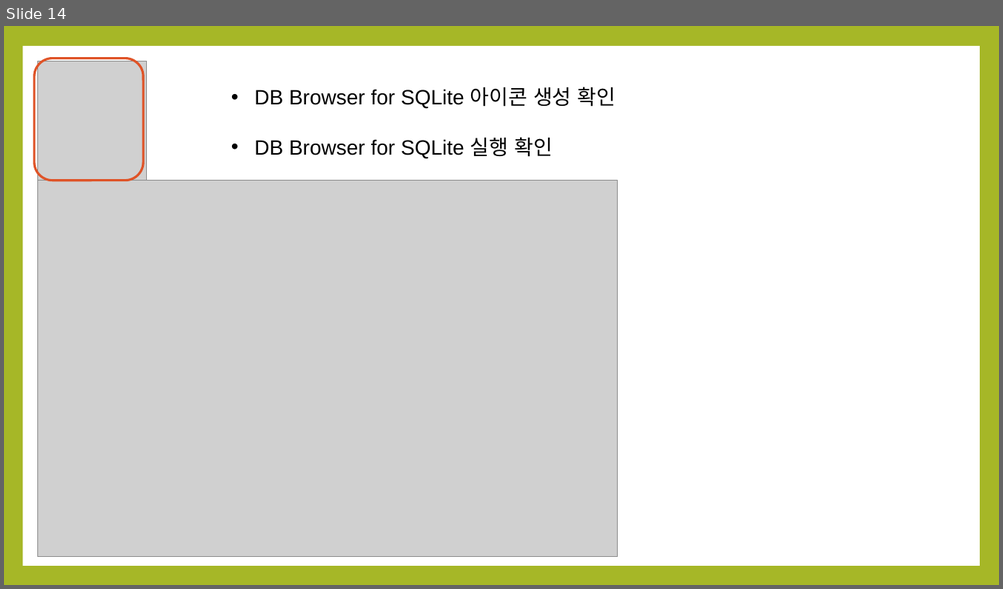
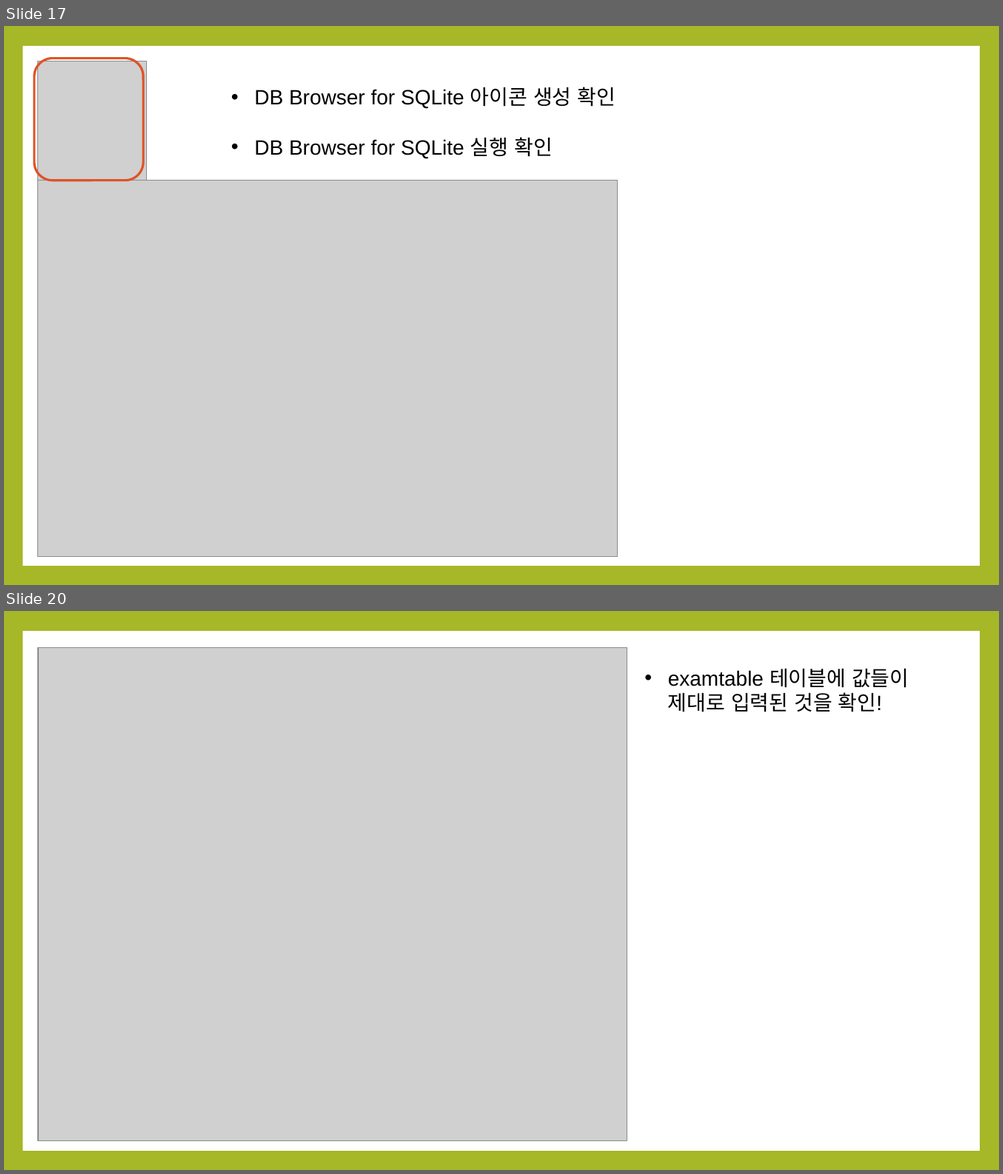
Before and after one commit to noheul1030/KOPO-Python-Vacation, a slide deck: Python과제/Python_12강.pptx. Shown one above the other, each under a label of ours: slide 14 before the commit, slides 17 and 20 after it; the slides between them are not shown. The pictures are 1003x589 and 1003x1174 pixels, drawn with LibreOffice and Linux fonts; fonts in the diff are those of the drawing; grey boxes stand for pictures. Boxes give left, top, right and bottom in pixels: in the first picture for what was removed or moved away, otherwise in the second. Text is boxed around its words. In the diff, an @@ line names an element or a change of style, - is before the commit and + after.

```diff
--- a/Python과제/Python_12강.pptx
+++ b/Python과제/Python_12강.pptx
@@ slide 20 added at (x1=4, y1=611, x2=999, y2=1170), background #A6B727; not listed: 1 template element that a slide beside it also shows @@
@@ picture added at (x1=38, y1=647, x2=627, y2=1141) @@
@@ text added at (x1=668, y1=668, x2=908, y2=712), 20 pt, text #000000 @@
+• examtable 테이블에 값들이 제대로 입력된 것을 확인!
@@ what was slide 14 is now slide 17 @@
```
Also in this commit, not shown: 16 other slides added, 9 slides removed.
